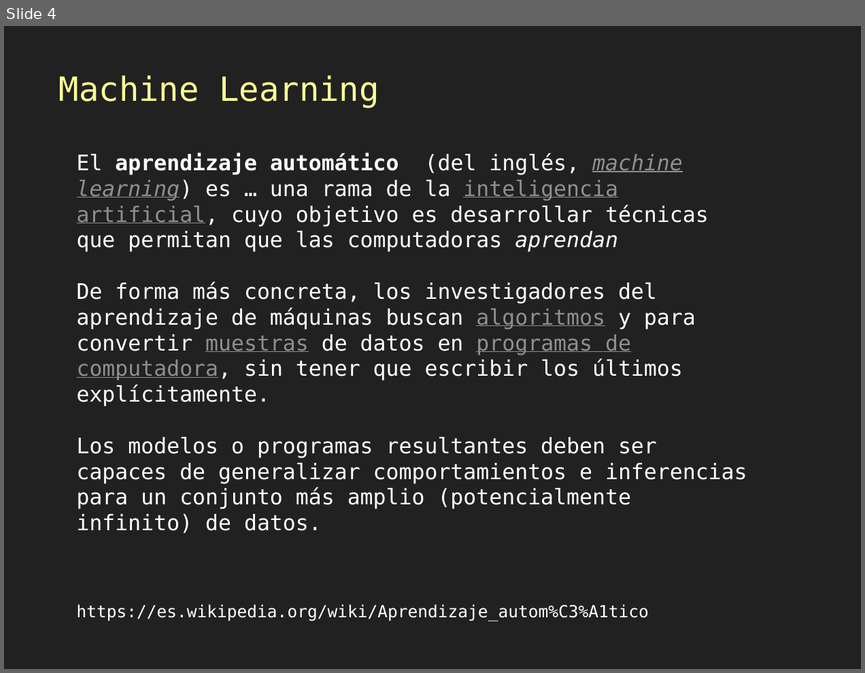
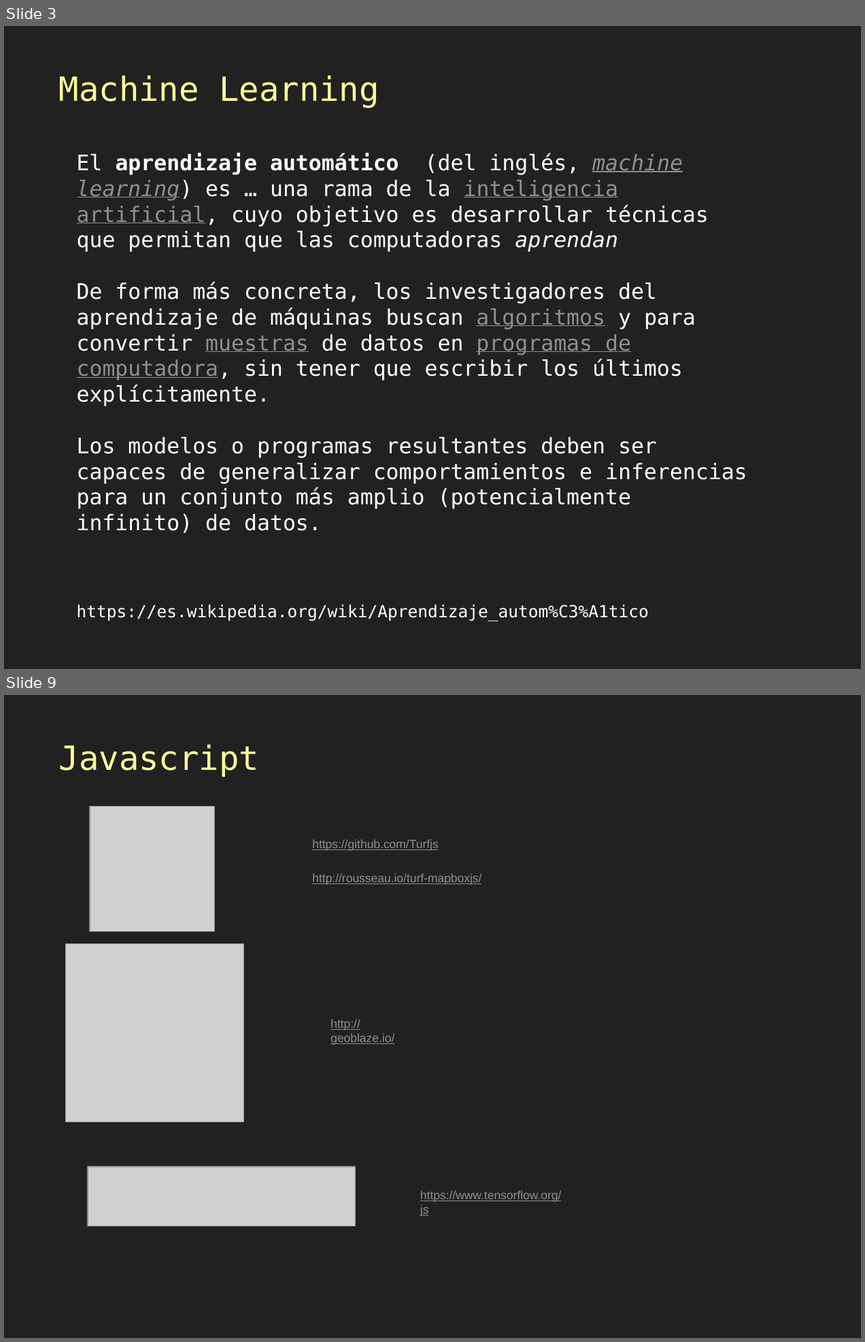
Before and after one commit to gis-master-m2/m2-geoweb, a slide deck: docs/presentacion/Mallas-algoritmos-js.pptx. Shown one above the other, each under a label of ours: slide 4 before the commit, slides 3 and 9 after it; the slides between them are not shown. The pictures are 865x673 and 865x1342 pixels, drawn with LibreOffice and Linux fonts; fonts in the diff are those of the drawing; grey boxes stand for pictures. Boxes give left, top, right and bottom in pixels: in the first picture for what was removed or moved away, otherwise in the second. Text is boxed around its words. In the diff, an @@ line names an element or a change of style, - is before the commit and + after.

```diff
--- a/docs/presentacion/Mallas-algoritmos-js.pptx
+++ b/docs/presentacion/Mallas-algoritmos-js.pptx
@@ slide 9 added at bbox=[4, 695, 861, 1338], background #212121 @@
@@ text added at bbox=[59, 744, 260, 777], 28 pt, text #FFFF99 @@
+Javascript
@@ picture added at bbox=[90, 807, 215, 932] @@
@@ text added at bbox=[312, 839, 438, 851], 10 pt, text #8F8F8F, underline @@
+https://github.com/Turfjs
@@ text added at bbox=[312, 873, 481, 885], 10 pt, text #8F8F8F, underline @@
+http://rousseau.io/turf-mapboxjs/
@@ picture added at bbox=[66, 943, 244, 1121] @@
@@ text added at bbox=[330, 1019, 394, 1045], 10 pt, text #8F8F8F, underline @@
+http://geoblaze.io/
@@ picture added at bbox=[88, 1166, 356, 1226] @@
@@ text added at bbox=[420, 1190, 561, 1216], 10 pt, text #8F8F8F, underline @@
+https://www.tensorflow.org/js
@@ what was slide 4 is now slide 3 @@
```
Also in this commit, not shown: 2 other slides changed, 9 other slides added, 5 slides removed.
